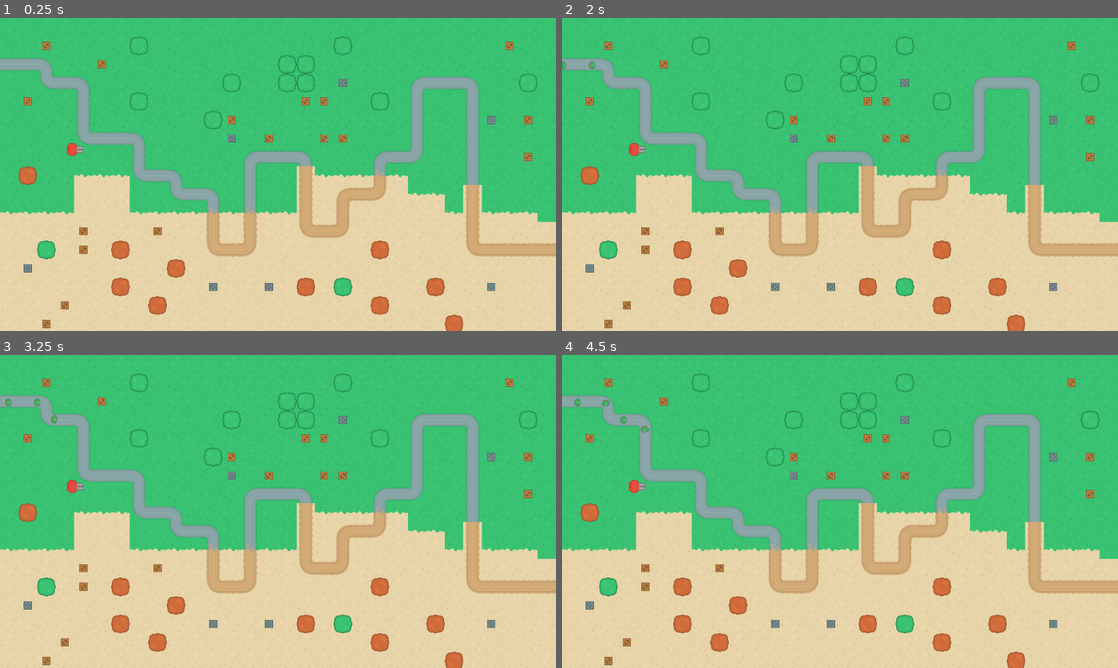
Above: before the commit, frames 1-4 (two rows, left to right).
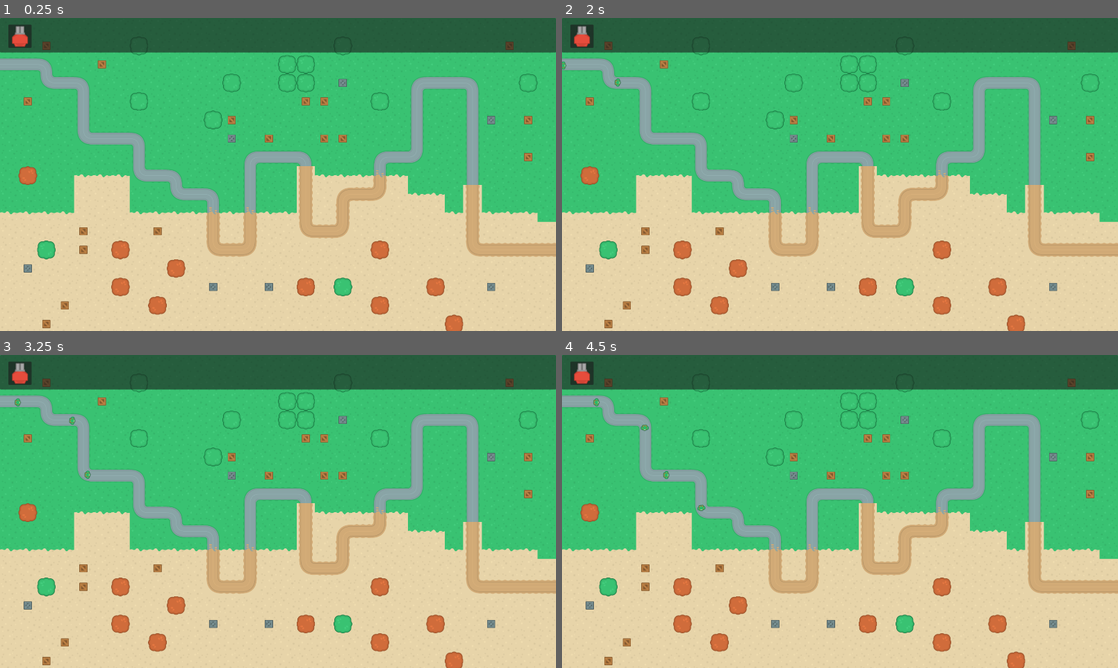
Above: after the commit, the same moments.

Repository: AlejGR/TowerDefense
Game: Godot game, scene res://Scenes/MainScenes/main.tscn
The game is run twice, just before and just after one commit, with the same random seed, the same clock (stepped at 60 frames per second) and the same inputs.
Inputs (mouse positions are in pixels of both pictures, inside the frame that each line leads up to):
- Up to frame 1 (0.25 s): no input
- Up to frame 2 (2 s): tap Enter at 0.5 s; move the mouse to (962, 158) at 0.52 s; click (962, 158) at 0.67 s; tap Space at 1.25 s; drag from (728, 190) to (639, 149) at 1.27 s
- Up to frame 3 (3.25 s): tap Enter at 2 s; move the mouse to (333, 442) at 2.02 s; click (333, 442) at 2.17 s; tap Space at 2.75 s; drag from (250, 574) to (111, 464) at 2.77 s
- Up to frame 4 (4.5 s): move the mouse to (1006, 558) at 3.52 s; click (1006, 558) at 3.67 s; drag from (673, 464) to (756, 433) at 4.27 s

The runs differ from the first frame. In frame 1, 11% of the frame differs, in the area x 0-100%, y 0-44%; in frame 2, 11%; in frame 3, 11%; in frame 4, 11%, in the area x 0-100%, y 0-50%.

Commit message:
- Added UI placehoder - function for when you place a tower then active in 1 sec

Diff:
--- a/Scenes/MainScenes/main.tscn
+++ b/Scenes/MainScenes/main.tscn
@@ -2,7 +2,7 @@
 
 [ext_resource type="PackedScene" uid="uid://wppk45sf4v05" path="res://Scenes/Maps/map_1.tscn" id="1_8v5sb"]
 [ext_resource type="Script" path="res://Scripts/PathSpawner.gd" id="2_tupxa"]
-[ext_resource type="PackedScene" uid="uid://cyjt8e30whiir" path="res://Scenes/Turrets/RedBulletTower.tscn" id="3_lrxa3"]
+[ext_resource type="PackedScene" uid="uid://4m2j2xvqd6g8" path="res://Scenes/UIScenes/ui.tscn" id="4_nmjmo"]
 
 [node name="Main" type="Node"]
 
@@ -16,8 +16,7 @@
 
 [node name="Towers" type="Node2D" parent="."]
 position = Vector2(260, 454)
-metadata/_edit_group_ = true
 
-[node name="GunT1" parent="Towers" instance=ExtResource("3_lrxa3")]
+[node name="UI" parent="." instance=ExtResource("4_nmjmo")]
 
 [connection signal="timeout" from="PathSpawner/Timer" to="PathSpawner" method="_on_timer_timeout"]
--- a/Scenes/Turrets/RedBulletTower.tscn
+++ b/Scenes/Turrets/RedBulletTower.tscn
@@ -1,16 +1,33 @@
-[gd_scene load_steps=5 format=3 uid="uid://cyjt8e30whiir"]
+[gd_scene load_steps=6 format=3 uid="uid://cyjt8e30whiir"]
 
 [ext_resource type="Script" path="res://Scripts/RedBulletTower.gd" id="1_r8sld"]
 [ext_resource type="Texture2D" uid="uid://ey6475t75aso" path="res://Assets/Towers/towerDefense_tile250.png" id="2_mma6m"]
+
+[sub_resource type="StyleBoxFlat" id="StyleBoxFlat_t1cno"]
+bg_color = Color(0.686275, 0, 0, 1)
+corner_radius_top_left = 150
+corner_radius_top_right = 150
+corner_radius_bottom_right = 150
+corner_radius_bottom_left = 150
+corner_detail = 20
 
 [sub_resource type="RectangleShape2D" id="RectangleShape2D_n5jko"]
 size = Vector2(48, 48)
 
 [sub_resource type="CircleShape2D" id="CircleShape2D_ra2ia"]
-radius = 172.325
+radius = 150.0
 
 [node name="RedBulletTower" type="StaticBody2D"]
 script = ExtResource("1_r8sld")
+
+[node name="Panel" type="Panel" parent="."]
+modulate = Color(1, 1, 1, 0.372549)
+layout_direction = 1
+offset_left = -144.0
+offset_top = -144.0
+offset_right = 144.0
+offset_bottom = 144.0
+theme_override_styles/panel = SubResource("StyleBoxFlat_t1cno")
 
 [node name="CollisionShape2D" type="CollisionShape2D" parent="."]
 shape = SubResource("RectangleShape2D_n5jko")
--- /dev/null
+++ b/Scenes/UIScenes/RedTowerPanel.tscn
@@ -0,0 +1,22 @@
+[gd_scene load_steps=3 format=3 uid="uid://bdcj0r4mwst7i"]
+
+[ext_resource type="Script" path="res://Scenes/UIScenes/RedTowerPanel.gd" id="1_ptpnv"]
+[ext_resource type="Texture2D" uid="uid://ey6475t75aso" path="res://Assets/Towers/towerDefense_tile250.png" id="2_xsx7o"]
+
+[node name="RedTowerPanel" type="Panel"]
+custom_minimum_size = Vector2(80, 80)
+offset_right = 40.0
+offset_bottom = 40.0
+script = ExtResource("1_ptpnv")
+
+[node name="TowerDefenseTile250" type="Sprite2D" parent="."]
+position = Vector2(40, 40)
+rotation = 4.71239
+scale = Vector2(1.25, 1.25)
+texture = ExtResource("2_xsx7o")
+
+[node name="Cooldown" type="Timer" parent="TowerDefenseTile250"]
+one_shot = true
+
+[connection signal="gui_input" from="." to="." method="_on_gui_input"]
+[connection signal="timeout" from="TowerDefenseTile250/Cooldown" to="." method="_on_cooldown_timeout"]
--- /dev/null
+++ b/Scenes/UIScenes/ui.tscn
@@ -0,0 +1,21 @@
+[gd_scene load_steps=2 format=3 uid="uid://4m2j2xvqd6g8"]
+
+[ext_resource type="PackedScene" uid="uid://bdcj0r4mwst7i" path="res://Scenes/UIScenes/RedTowerPanel.tscn" id="1_n3805"]
+
+[node name="UI" type="CanvasLayer"]
+
+[node name="Panel" type="Panel" parent="."]
+offset_right = 1920.0
+offset_bottom = 119.0
+
+[node name="FlowContainer" type="FlowContainer" parent="Panel"]
+layout_mode = 0
+offset_left = 29.0
+offset_top = 23.0
+offset_right = 1904.0
+offset_bottom = 99.0
+theme_override_constants/h_separation = 10
+theme_override_constants/v_separation = 10
+
+[node name="RedTowerPanel" parent="Panel/FlowContainer" instance=ExtResource("1_n3805")]
+layout_mode = 2
--- a/Scripts/RedBullet.gd
+++ b/Scripts/RedBullet.gd
@@ -1,7 +1,7 @@
 extends CharacterBody2D
 
 var target
-var speed = 1000
+var speed = 900
 var pathName = ""
 var bulletDamage
 
--- a/Scripts/RedBulletTower.gd
+++ b/Scripts/RedBulletTower.gd
@@ -1,7 +1,7 @@
 extends StaticBody2D
 
 var bullet = preload("res://Scenes/Turrets/RedBullet.tscn")
-var bulletDamage = 5
+var bulletDamage = 7
 var pathName = ""
 var currTargets = []
 var curr
@@ -9,6 +9,9 @@
 func  _process(delta):
 	if is_instance_valid(curr):
 		self.look_at(curr.global_position)
+	else:
+		for i in get_node("BulletContainer").get_child_count():
+			get_node("BulletContainer").get_child(i).queue_free()
 
 func _on_area_body_entered(body):
 	if "Soldier A" in body.name:
@@ -34,7 +37,8 @@
 		var tempBullet = bullet.instantiate()
 		tempBullet.pathName = pathName
 		tempBullet.bulletDamage = bulletDamage
-		get_node("BulletContainer").add_child(tempBullet)
+		#get_node("BulletContainer").add_child(tempBullet)
+		get_node("BulletContainer").call_deferred("add_child", tempBullet)
 		tempBullet.global_position = $Aim.global_position
 
 
--- /dev/null
+++ b/Scripts/RedTowerPanel.gd
@@ -0,0 +1,26 @@
+extends Panel
+
+@onready var tower = preload("res://Scenes/Turrets/RedBulletTower.tscn")
+var	 currTile
+var countChild = 0
+func _on_gui_input(event):
+	var temptower = tower.instantiate()
+	if event is InputEventMouseButton and event.button_mask == 1: #Left click down
+		print('Se ha presionado el boton izquierdo')
+		add_child(temptower)
+		countChild += 1
+		print('Contador hijo',countChild)
+		temptower.process_mode = Node.PROCESS_MODE_DISABLED
+		print('Modo Proceso ', temptower.process_mode)
+	elif event is InputEventMouseMotion and event.button_mask == 1: #Left Click down Drag
+		get_child(countChild).global_position = event.global_position
+	elif event is InputEventMouseButton and event.button_mask == 0: #Left Click up
+		$TowerDefenseTile250/Cooldown.start()
+		#get_child(countChild).process_mode = Node.PROCESS_MODE_ALWAYS
+		print('Modo de proceso',temptower.process_mode)
+		print('Se ha levantado presion en el boton izquierdo')
+
+
+func _on_cooldown_timeout():
+	print('Se activa la torre', countChild)
+	get_child(countChild).process_mode = Node.PROCESS_MODE_ALWAYS
--- a/Scripts/soldier_a.gd
+++ b/Scripts/soldier_a.gd
@@ -1,6 +1,6 @@
 extends CharacterBody2D
-@export var speed = 100
-var health = 10
+@export var speed = 230
+var health = 30
 
 # Called every frame. 'delta' is the elapsed time since the previous frame.
 func _process(delta):
Not shown, removed: Scenes/TowerDefense - Acceso directo.lnk
